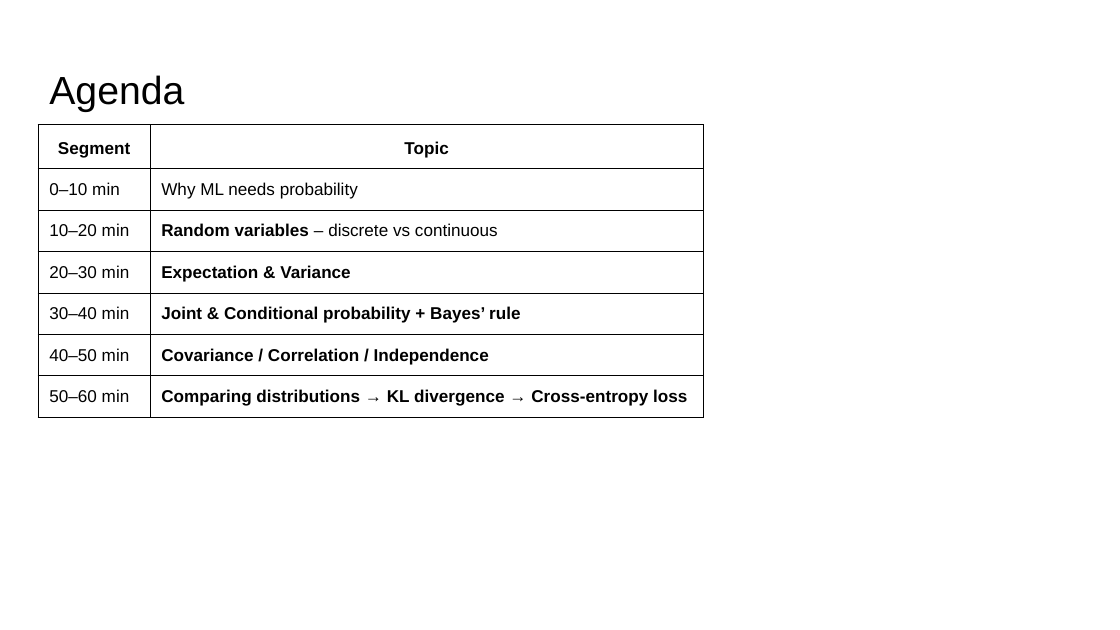
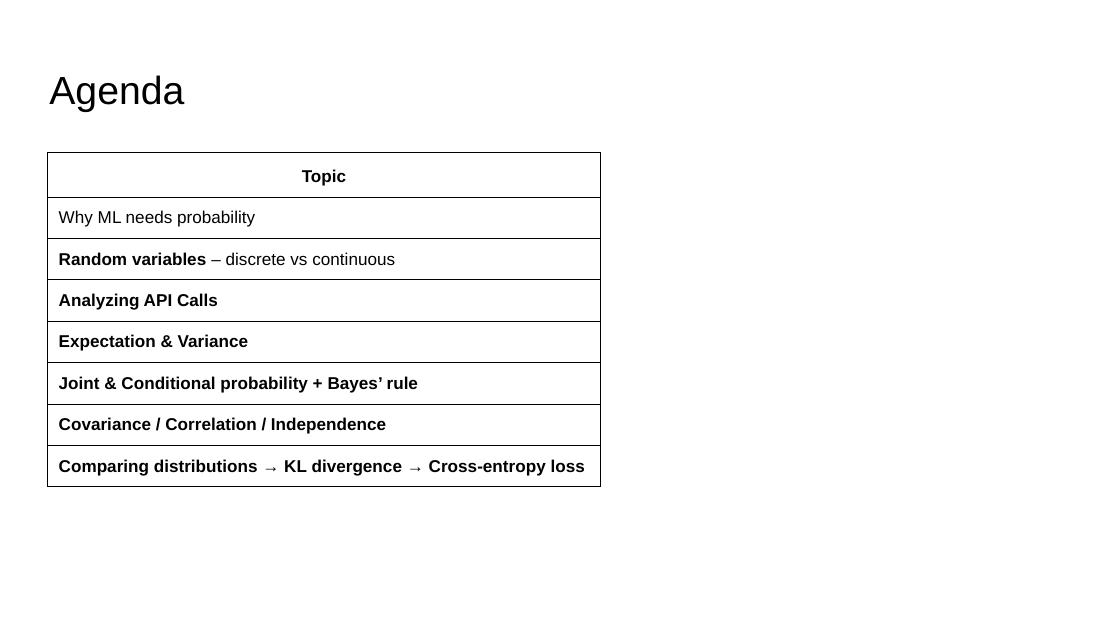
Before and after one commit to ankur6ue/deep-learning-course, a slide deck: slide 3 of Module 1/class_1.6/deep_learning_course_class_1.6.pptx. Drawn at 1120x630 pixels with LibreOffice and Linux fonts; fonts in the diff are those of the drawing. Boxes give left, top, right and bottom in pixels: in the first picture for what was removed or moved away, otherwise in the second. Text is boxed around its words. In the diff, an @@ line names an element or a change of style, - is before the commit and + after.

```diff
--- a/Module 1/class_1.6/deep_learning_course_class_1.6.pptx
+++ b/Module 1/class_1.6/deep_learning_course_class_1.6.pptx
@@ table at <box>47,152,600,520</box> @@
-Segment | Topic
-0–10 min | Why ML needs probability
-10–20 min | Random variables – discrete vs continuous
-20–30 min | Expectation & Variance
-30–40 min | Joint & Conditional probability + Bayes’ rule
-40–50 min | Covariance / Correlation / Independence
-50–60 min | Comparing distributions → KL divergence → Cross-entropy loss
+Topic
+Why ML needs probability
+Random variables – discrete vs continuous
+Analyzing API Calls
+Expectation & Variance
+Joint & Conditional probability + Bayes’ rule
+Covariance / Correlation / Independence
+Comparing distributions → KL divergence → Cross-entropy loss
@@ table: place and size @@
-table at <box>38,124,703,492</box>
+table at <box>47,152,600,520</box>
```
Also in this commit, not shown: 7 slides added, 3 other files.
